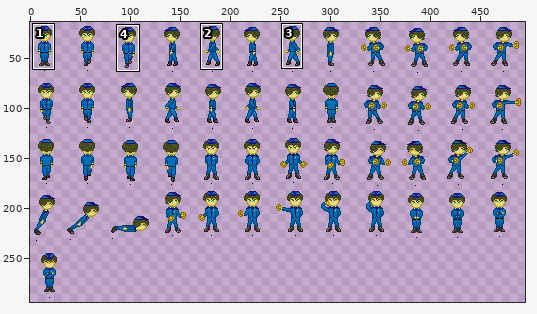
Sprite sheet, stored at Assets/Art/SpriteSheet/RussoSpriteSheet.png. The picture above shows the old version from afar; the outline marks the close-up.
Close-up. Old version:
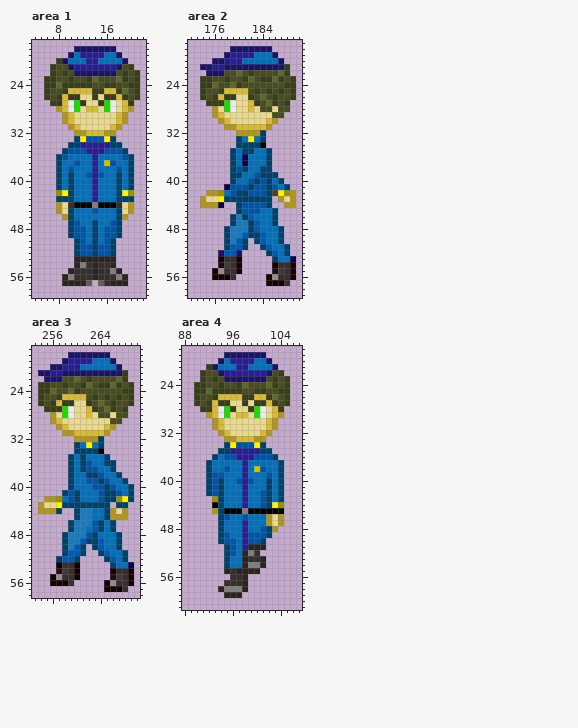
The file is 500x600 pixels. Colours within 5 levels of each other are drawn and written as one. Shown: area 1: x 4..22, y 17..59; area 2: x 172..190, y 17..59; area 3: x 253..270, y 17..58; area 4: x 88..107, y 18..61. The wide view leaves out empty margins. The commit also changed other parts of the picture, which this record leaves out.
Once edited:
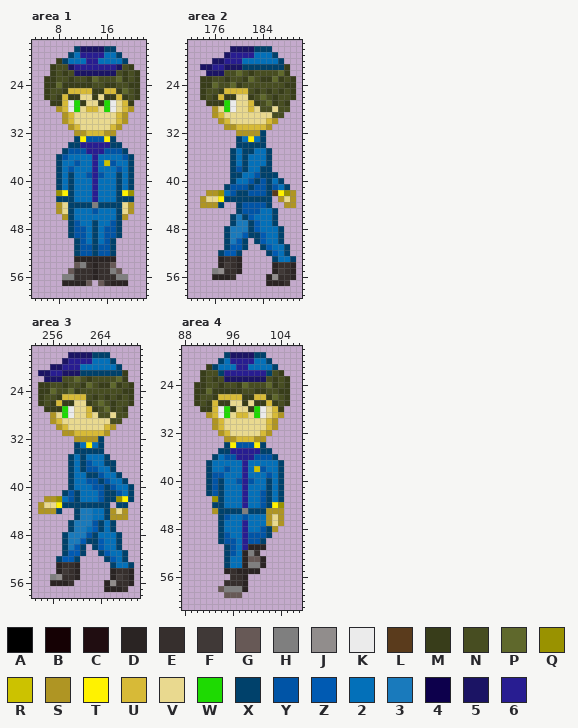
Palette (. is transparent): A #000000  B #150104  C #200d11  D #2a2423  E #362f2d  F #403937  G #675956  H #7f7f7f  J #918d8c  K #ebebeb  L #5a3b1c  M #383d1a  N #474d21  P #5f682c  Q #999200  R #ccc200  S #af9523  T #fff200  U #d7ba37  V #e9d98f  W #1eda02  X #00416b  Y #0054a6  Z #005ab2  2 #0370b9  3 #197abc  4 #0d004c  5 #1b1464  6 #281d91
From old to new:
Area 1:
The edit turns colour D into colour G in row 54 at x 11 and 17; in row 55 at x 10 and 18.
The edit turns colour D into colour H in row 56 at x 9 and 19.
The edit turns colour 5 into colour X in row 18 at x 11 and 16 to 17; in row 19 at x 10 and 18; in row 20 at x 9 and 19.
The edit turns colour A into colour X in row 44 at x 11 to 13 and 15 to 17.
The edit turns colour E into colour X in row 44 at x 10 and 18.
Area 2:
The edit turns colour B into colour D in row 53 at x 177 and 180; in row 54 at x 180, 186 and 189; in row 55 at x 180 and 189; in row 56 at x 176 to 178, 185 and 189; in row 57 at x 185 to 187.
The edit turns colour C into colour D in row 54 at x 177; in row 55 at x 186.
The edit turns colour B into colour H in row 55 at x 176.
The edit turns colour 4 into colour X in rows 36 to 37 at x 181; in row 41 at x 178; in row 44 at x 177; in row 53 at x 189.
The edit turns colour 5 into colour X in row 18 at x 183 to 185; in row 19 at x 186; in row 20 at x 187; in row 21 at x 181 to 187; in row 52 at x 177 and 180.
The edit turns colour A into colour X in row 34 at x 184.
Area 3:
The edit turns colour B into colour D in row 53 at x 257 and 260; in row 54 at x 260, 266 and 269; in row 55 at x 260 and 269; in row 56 at x 256 to 258, 265 and 269; in row 57 at x 265 to 267.
The edit turns colour C into colour D in row 54 at x 257; in row 55 at x 266.
The edit turns colour B into colour H in row 55 at x 256.
The edit turns colour 4 into colour X in row 53 at x 269.
The edit turns colour 5 into colour X in row 18 at x 263 to 265; in row 19 at x 266; in row 20 at x 267; in row 21 at x 261 to 267.
The edit turns colour A into colour X in row 34 at x 264.
Area 4:
The edit turns colour D into colour G in row 58 at x 94; in row 59 at x 95 to 97.
The edit turns colour E into colour G in row 53 at x 99 to 100.
The edit turns colour A into colour S in row 45 at x 102 to 104.
The edit turns colour 5 into colour X in row 19 at x 95 and 100 to 101; in row 20 at x 94 and 102; in row 21 at x 93 and 103; in row 22 at x 94 and 102.
The edit turns colour A into colour X in row 44 at x 93; in row 45 at x 95 to 97 and 99 to 101.
